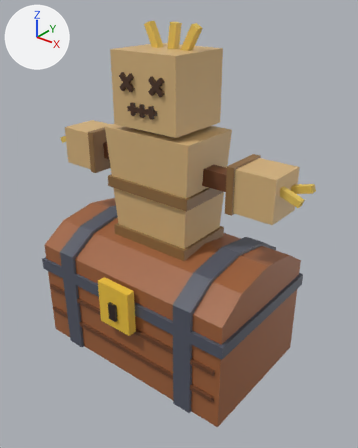
A saved change to the FBX model art/meshes/shared/shared_shopprops.fbx.
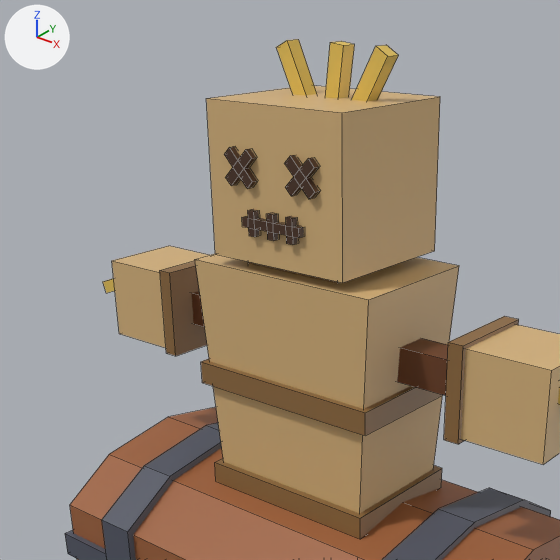
Each version is shown whole from a camera (50 mm lens) standing at (3.3, -3.93, 4.12) and looking at (0.18, -0.04, 1.7), then close up on the part from 3% to 78% of the width and 0% to 61% of the height. Lighting does not change. The marker at upper left points along +X, +Y and +Z. The older version's two pictures come first. The close-ups show mesh edges as thin lines. Where no turn or scale is listed for an object, it has been applied to the vertices.

In view in the first close-up: 'ShopChest.Iron', 'ShopChest.Wood', 'TrainingDummy.Burlap', 'TrainingDummy.Post', 'TrainingDummy.Rope', 'TrainingDummy.Stitches', 'TrainingDummy.Straw'.
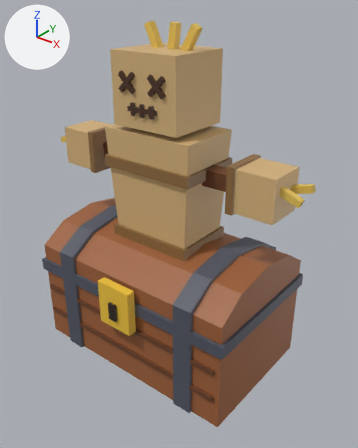
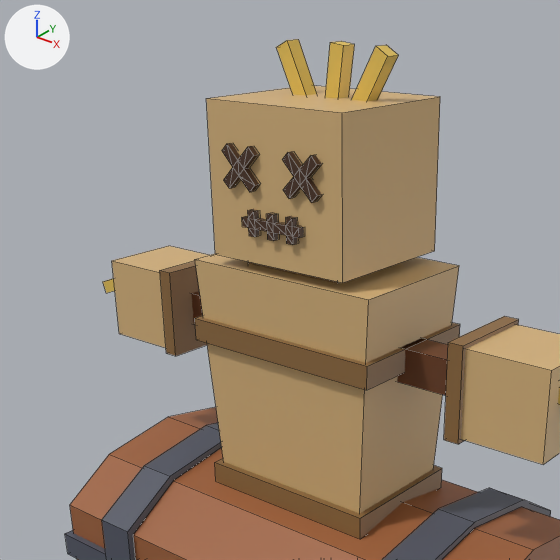
What the commit changed:
me_trainingdummy_rope is used by ob_trainingdummy_rope; location (0.0, 0.0, 0.0).
Verts and faces of me_trainingdummy_rope; kept vertices keep their numbers, new ones are numbered from 40.
Before the commit, vertices of me_trainingdummy_rope: 8 (-0.55, -0.38, 2.08) at pixel (202, 382), 9 (0.55, -0.38, 2.08) at pixel (365, 435), 10 (0.55, 0.38, 2.08), 11 (-0.55, 0.38, 2.08), 12 (-0.55, -0.38, 2.2) at pixel (200, 361).
Before the commit, vertices of me_trainingdummy_rope: 13 (0.55, -0.38, 2.2) at pixel (365, 412), 14 (0.55, 0.38, 2.2), 15 (-0.55, 0.38, 2.2), 16 (-0.29, -0.26, 2.72), 17 (0.29, -0.26, 2.72).
Before the commit, vertices of me_trainingdummy_rope: 18 (0.29, 0.26, 2.72), 19 (-0.29, 0.26, 2.72), 20 (-0.29, -0.26, 2.86), 21 (0.29, -0.26, 2.86), 22 (0.29, 0.26, 2.86).
Before the commit, vertices of me_trainingdummy_rope: 23 (-0.29, 0.26, 2.86).
me_trainingdummy_rope had 40 vertices, 28 faces and spanned x -0.99..0.99, y -0.38..0.38, z 1.49..2.86.
me_trainingdummy_rope now has 40 vertices, 30 faces and spans x -0.99..0.99, y -0.39..0.39, z 1.49..2.86.
Part 2, on me_trainingdummy_rope:
Vertex 8 moves to (-0.57, -0.39, 2.32), pixel (196, 339).
Vertex 12 moves to (-0.57, -0.39, 2.44), pixel (194, 318).
Vertex 9 moves to (0.57, -0.39, 2.32), pixel (366, 390).
Vertex 13 moves to (0.57, -0.39, 2.44), pixel (367, 366).
Vertex 10 moves to (0.57, 0.39, 2.32).
Vertex 14 moves to (0.57, 0.39, 2.44), pixel (460, 324).
Vertex 11 moves to (-0.57, 0.39, 2.32).
Vertex 15 moves to (-0.57, 0.39, 2.44).
New faces: (16, 19, 18, 17), (20, 21, 22, 23).
me_trainingdummy_stitches is used by ob_trainingdummy_stitches; location (0.0, 0.0, 0.0).
me_trainingdummy_stitches had 104 vertices, 98 faces and spanned x -0.278..0.278, y -0.402..-0.362, z 2.94..3.338.
me_trainingdummy_stitches now has 104 vertices, 144 faces and spans x -0.293..0.293, y -0.402..-0.362, z 2.94..3.353.
me_trainingdummy_stitches part 1: 32 vertices removed from x -0.278..0.278, y -0.402..-0.362, z 3.162..3.338; 32 vertices added at x -0.293..0.293, y -0.402..-0.362, z 3.147..3.353.
me_shopchest_wood is used by ob_shopchest_wood; location (0.0, 0.0, 0.0).
me_shopchest_wood had 18 vertices, 9 faces and spanned x -1.3..1.3, y -0.8..0.8, z 0.0..1.55.
me_shopchest_wood now has 42 vertices, 27 faces and spans x -1.3..1.3, y -0.8..0.8, z 0.0..1.55.
me_shopchest_wood part 3: a new loose piece of 14 vertices spanning x -0.74..0.74, y -0.8..0.8, z 0.0..1.55, in mat_shared_shopprops_a0623a (brown #a0623a).
me_shopchest_wood part 4: 4 vertices removed from x -1.3..1.3, y -0.8..0.8, z 1.0; 14 vertices added at x -0.96..0.96, y -0.8..0.8, z 0.0..1.55.

Pixel boxes (x1, y1, x2, y2) of what changed, in the close-ups (560 x 560 px; the box of a moved part takes in the faces that stretch with it):
'TrainingDummy.Stitches', reshaped: before (224, 146, 319, 245); after (222, 143, 322, 245)
part 1 of me_trainingdummy_stitches, moved or reshaped: before (224, 146, 319, 199); after (222, 143, 322, 203)
part 2 of me_trainingdummy_rope, reshaped: before (201, 359, 442, 436); after (195, 316, 460, 390)
part 3 of me_shopchest_wood, added (brown): after (133, 448, 478, 560)
part 4 of me_shopchest_wood, reshaped (mostly hidden before): before (70, 505, 560, 560); after (70, 407, 560, 560)
